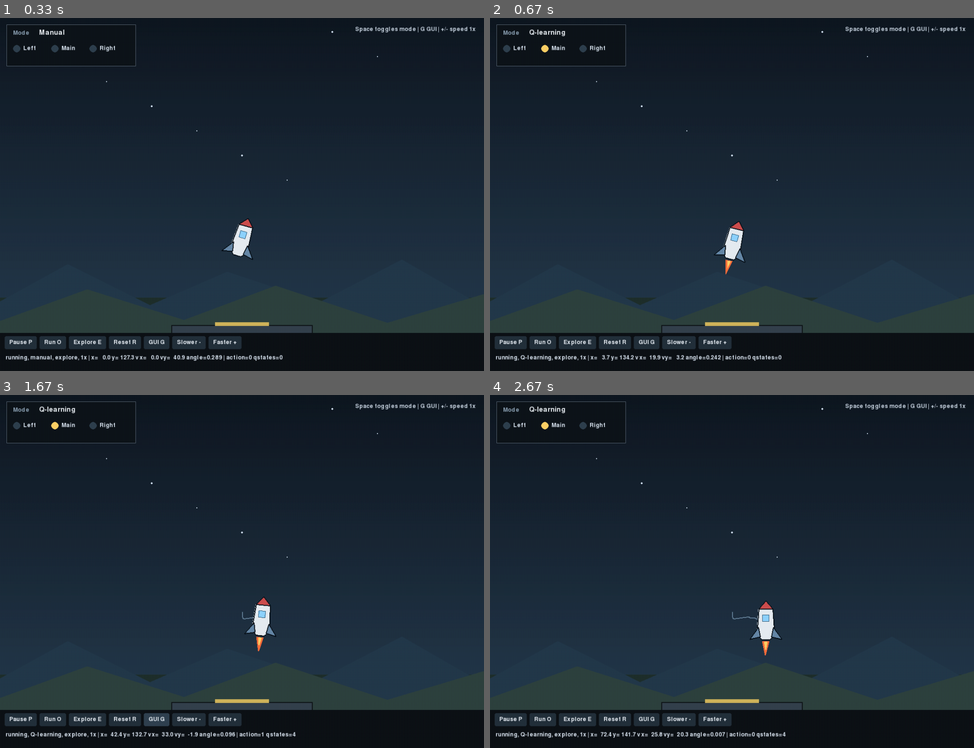
Above: before the commit, frames 1-4 (two rows, left to right).
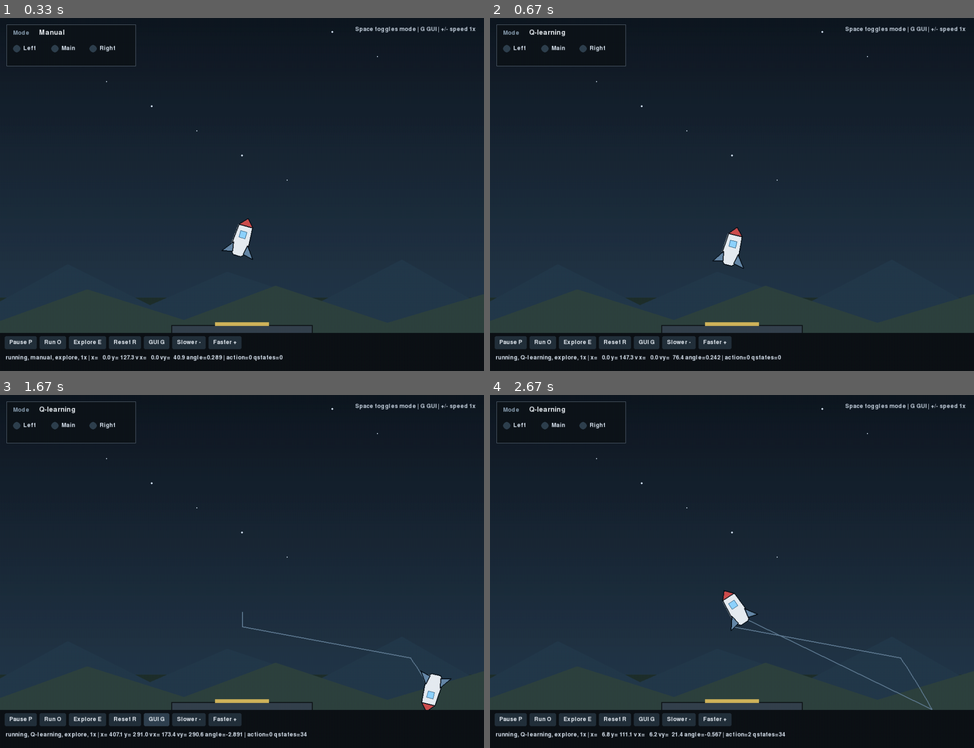
Above: after the commit, the same moments.

Repository: handyman1337/tddc17
Game: pygame game, started from lab5-ReinforcementLearning/excercise/simulator.py
Two runs of this game, one before a commit and one after it. Both use one fixed random seed, a clock stepped at 60 frames per second and the inputs below.
Inputs (mouse positions are in pixels of both pictures, inside the frame that each line leads up to):
- Up to frame 1 (0.33 s): no input
- Up to frame 2 (0.67 s): tap Space at 0.33 s
- Up to frame 3 (1.67 s): click "GUI G" at 0.72 s; tap Enter at 1 s; tap G at 1.37 s
- Up to frame 4 (2.67 s): click (741, 451) at 1.92 s; tap Space at 2.27, 2.57 s

Frame 1 is identical in both runs. In frame 2, 0.7% of the frame differs, in the area x 10-61%, y 7-98%; in frame 3, 1.3%; in frame 4, 1.4%, in the area x 10-92%, y 7-98%.

Commit message:
Completed lab5 part 2 (except theory questions)

Diff:
--- a/lab5-ReinforcementLearning/excercise/qlearning_controller.py
+++ b/lab5-ReinforcementLearning/excercise/qlearning_controller.py
@@ -86,19 +86,30 @@
         # Exercise 2: Map every action number to an engine activation pattern.
         # Explicitly switch off every engine that the action does not use.
         self.reset_rockets()
+        match action:
+            #case 0 and _: engines off (already done above)
+            case 1: #Middle engine on
+                self.middle_engine.setBursting(True)
+
+            case 2: #Left engine on
+                self.left_engine.setBursting(True)
+
+            case 3: #Right engine on
+                self.right_engine.setBursting(True)
+
 
     def tick(self, current_time):
         """Main decision loop. Called every iteration by the simulator."""
         self.iteration += 1
 
         #TASK 1.2: ADDED PRINT OF VALUES angle, vx, vy
-        #"""
+        """
         print(
             f"angle: {self.angle.getValue():.2f} "
             f"vx: {self.vx.getValue():.2f} "
             f"vy: {self.vy.getValue():.2f}"
         )
-        #"""
+        """
 
         if self.paused:
             return
@@ -112,8 +123,10 @@
         )
 
         #TASK 1.3: SWITCH ON MIDDLE ENGINE VERTICAL VELOCITY PASSES THREHSOLD
+        """
         if self.vy.getValue() > 20.0:
             self.middle_engine.setBursting(True)
+        """
 
         # Repeat the chosen action for a while, hoping to reach a new state.
         # This is a trick to speed up learning on this problem.
@@ -148,6 +161,12 @@
             # Exercise 3: Implement the Q-learning update here. Use
             # previous_reward, alpha(), GAMMA_DISCOUNT_FACTOR, and
             # get_max_action_q_value().
+
+            #Loop is one step "behind", so we use prev_... for "current" states/actions
+            self.qtable[prev_stateaction] = self.qtable[prev_stateaction] + self.alpha(self.ntable[prev_stateaction]) * (
+                previous_reward + self.GAMMA_DISCOUNT_FACTOR * self.get_max_action_q_value(new_state) - self.qtable[prev_stateaction]
+                )
+
 
             action = self.select_action(new_state)
             self.perform_action(action)
--- a/lab5-ReinforcementLearning/excercise/state_and_reward.py
+++ b/lab5-ReinforcementLearning/excercise/state_and_reward.py
@@ -1,13 +1,22 @@
+import math
+
 class StateAndReward:
     """State discretization and reward helpers for the Q-learning controller."""
 
     @staticmethod
     def get_state_angle(angle, vx, vy):
         """State discretization function for the angle controller."""
-
         # Exercise 1a: Discretize the angle and return a unique state.
 
-        state = "angle-state-not-implemented"
+        #TUNE THIS IF NEEDED
+        NR_OF_ANGLE_STATES = 10 #360/10 = 36 deg per discrete angle
+        MAX_ANGLE = math.pi #We use radians since simulator printed radians
+
+        state = StateAndReward.discretize2(
+            angle,
+            NR_OF_ANGLE_STATES,
+            -MAX_ANGLE,
+            MAX_ANGLE)
 
         return state
 
@@ -17,7 +26,7 @@
 
         # Exercise 1b: Return a reward that favors an upright rocket.
 
-        reward = 0
+        reward = 1 - abs(angle) / math.pi
 
         return reward
 
